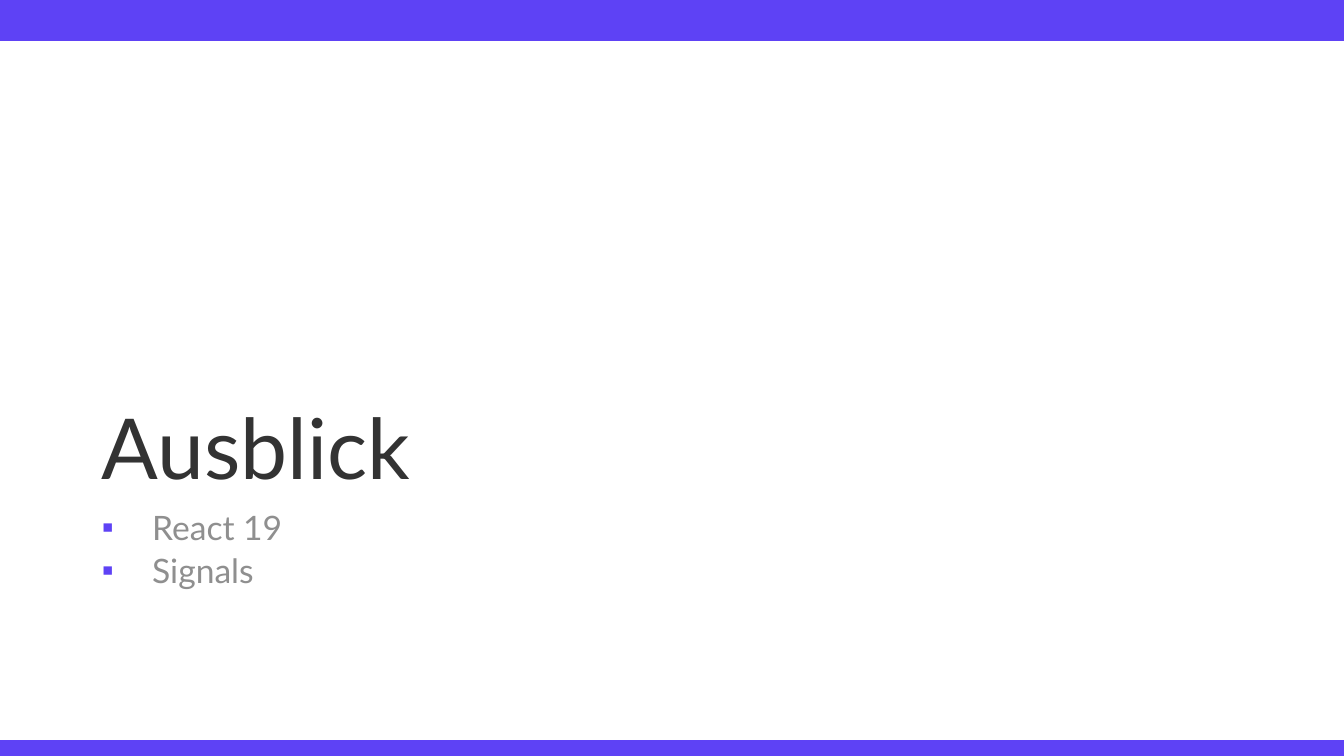
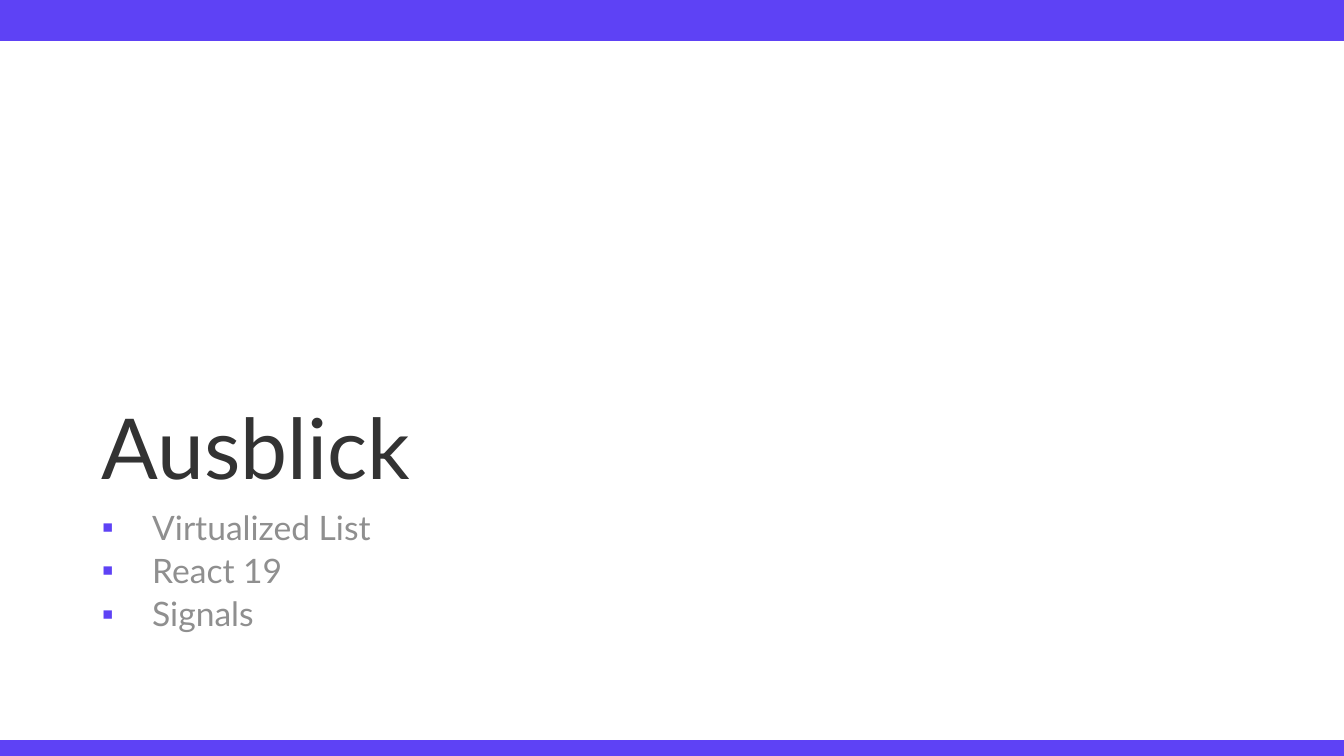
Before and after one commit to TimFehrmannAclue/techlabor_trainings_react_advanced, a slide deck: slide 26 of training_react_advanced.pptx (slide 27 before the commit). Drawn at 1344x756 pixels with LibreOffice and Linux fonts; fonts in the diff are those of the drawing; background and template pictures are left out. Boxes give left, top, right and bottom in pixels: in the first picture for what was removed or moved away, otherwise in the second. Text is boxed around its words. In the diff, an @@ line names an element or a change of style, - is before the commit and + after.

```diff
--- a/training_react_advanced.pptx
+++ b/training_react_advanced.pptx
@@ text at box(152, 515, 371, 540): paragraph added @@
+▪ Virtualized List
```
Also in this commit, not shown: 11 other slides changed, 2 slides added, 3 slides removed, 2 other files.
